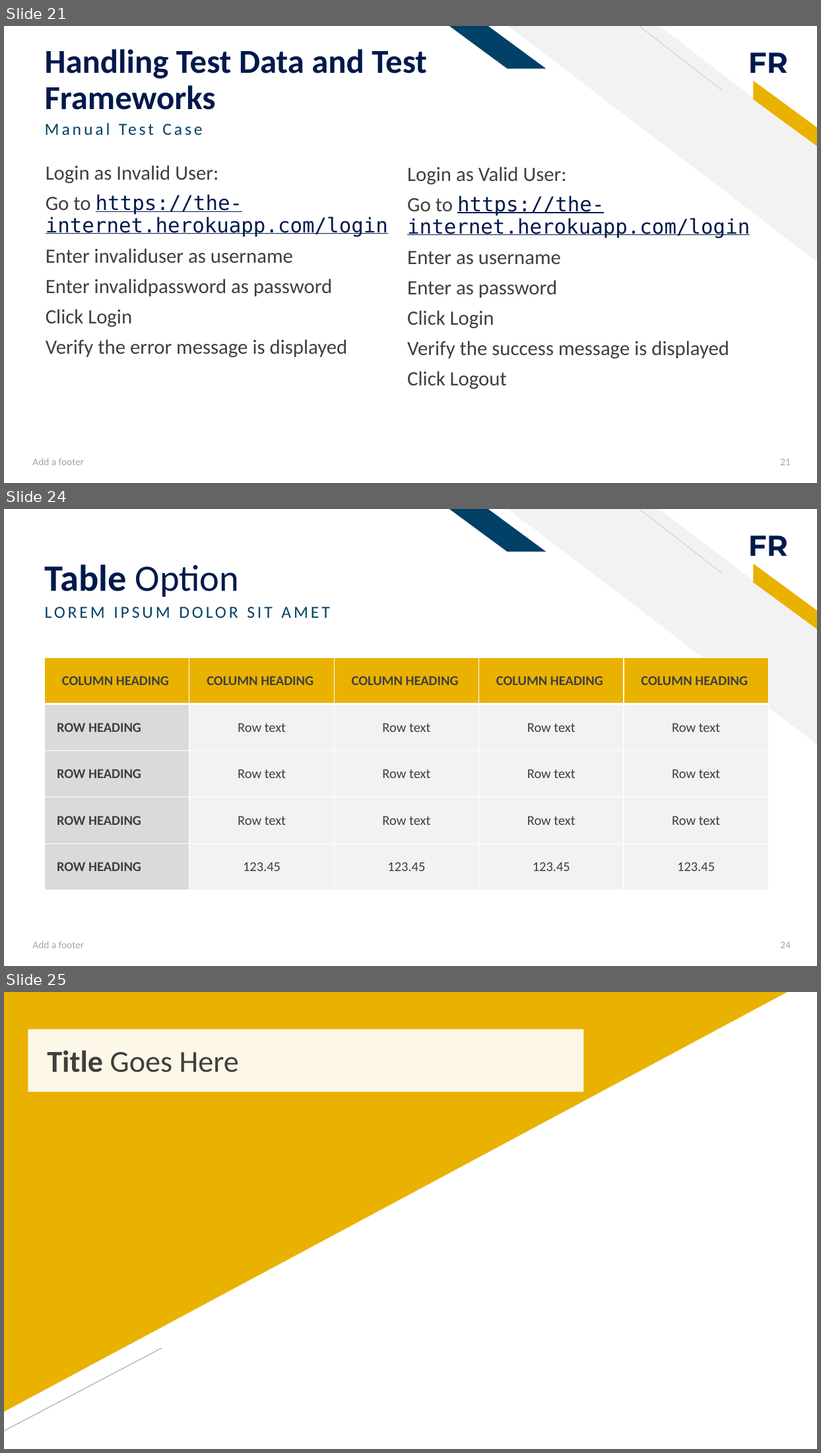
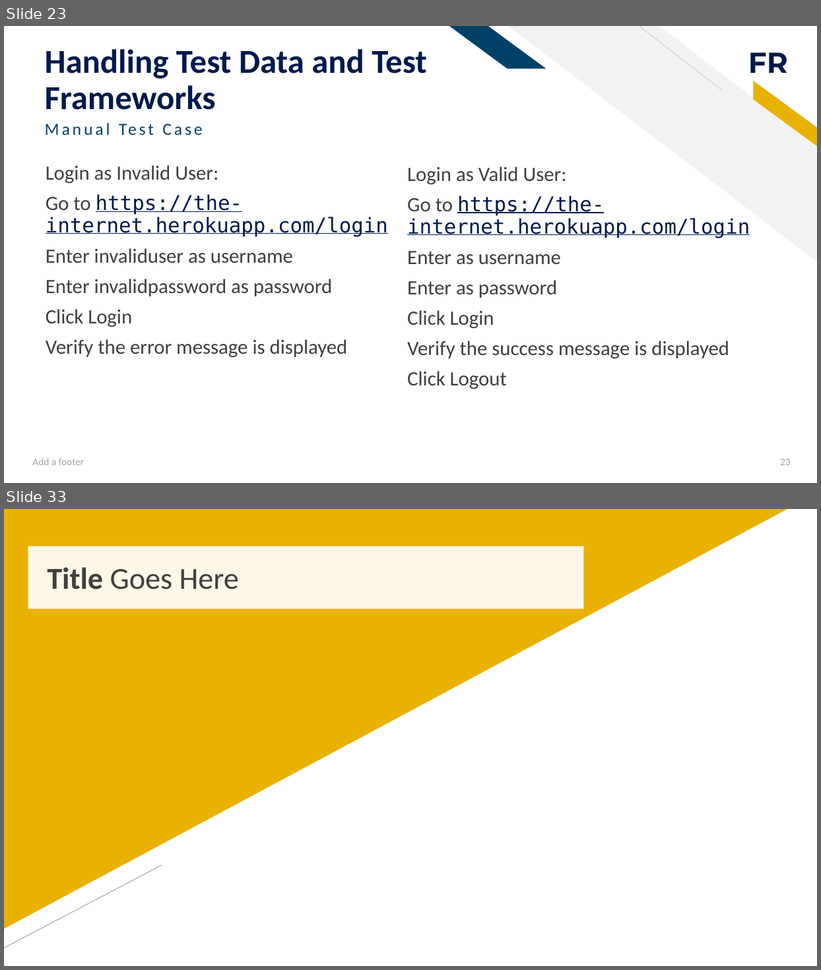
Before and after one commit to ivymorenomt/TestConferenceGuild, a slide deck: docs/From Manual to Automation.pptx. Shown one above the other, each under a label of ours: slides 21, 24 and 25 before the commit, slides 23 and 33 after it; the slides between them are not shown. The pictures are 821x1453 and 821x970 pixels, drawn with LibreOffice and Linux fonts; fonts in the diff are those of the drawing; background and template pictures are left out. Boxes give left, top, right and bottom in pixels: in the first picture for what was removed or moved away, otherwise in the second. Text is boxed around its words. In the diff, an @@ line names an element or a change of style, - is before the commit and + after.

```diff
--- a/docs/From Manual to Automation.pptx
+++ b/docs/From Manual to Automation.pptx
@@ slide 24 removed at box(4, 509, 817, 966), background #FFFFFF; not listed: 5 template elements that a slide beside it also shows @@
@@ title removed at box(45, 564, 240, 597) @@
-Table Option
@@ text removed at box(45, 607, 329, 619) @@
-LOREM IPSUM DOLOR SIT AMET
@@ table removed at box(45, 658, 768, 891), 5 rows, 5 columns @@
-COLUMN HEADING | COLUMN HEADING | COLUMN HEADING | COLUMN HEADING | COLUMN HEADING
-ROW HEADING | Row text | Row text | Row text | Row text
-ROW HEADING | Row text | Row text | Row text | Row text
-ROW HEADING | Row text | Row text | Row text | Row text
-ROW HEADING | 123.45 | 123.45 | 123.45 | 123.45
@@ text removed at box(32, 941, 85, 949) @@
-Add a footer
@@ page number removed at box(780, 942, 791, 949) @@
-24
@@ what was slide 21 is now slide 23 @@
@@ page number at box(780, 459, 791, 466): text changed @@
-21
+23
@@ what was slide 25 is now slide 33 @@
```
Also in this commit, not shown: 15 slides changed, 10 slides added, 1 other slide removed, 4 other files.
